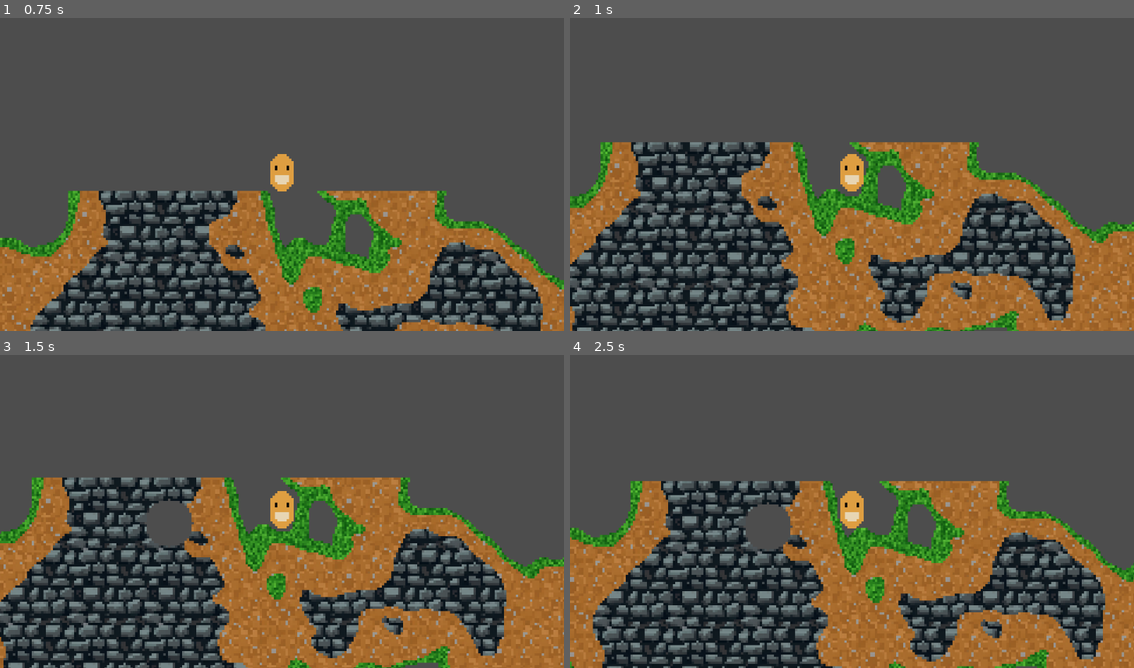
Above: before the commit, frames 1-4 (two rows, left to right).
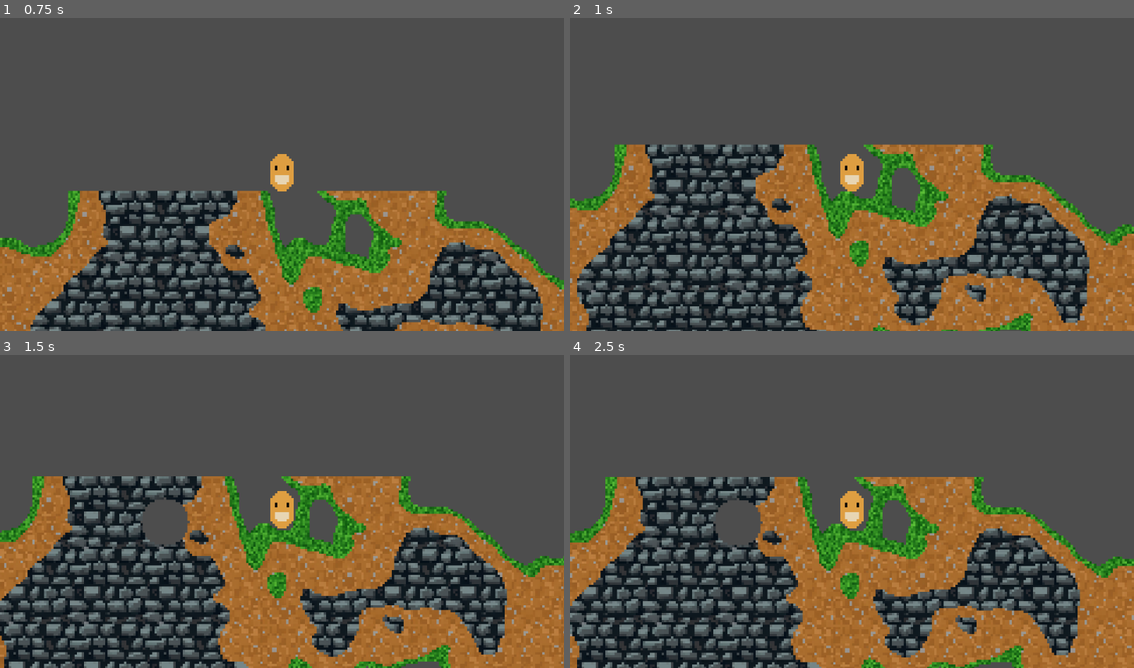
Above: after the commit, the same moments.

Repository: BerkZerker/Strata-Game-Project
Game: Godot game, scene res://src/world/world.tscn
The game is run twice, just before and just after one commit, with the same random seed, the same clock (stepped at 60 frames per second) and the same inputs.
Inputs (mouse positions are in pixels of both pictures, inside the frame that each line leads up to):
- Up to frame 1 (0.75 s): tap Enter at 0.5 s; move the mouse to (406, 155) at 0.52 s; hold D from 0.53 s (still down); click (406, 155) at 0.67 s
- Up to frame 2 (1 s): keep holding D; tap Space at 0.77 s
- Up to frame 3 (1.5 s): keep holding D; tap Space at 1.25 s; move the mouse to (169, 524) at 1.27 s; click (169, 524) at 1.42 s
- Up to frame 4 (2.5 s): tap Space at 1.52 s; move the mouse to (908, 439) at 2.02 s; release D at 2.03 s; hold A from 2.03 s (still down); click (908, 439) at 2.17 s

Frame 1 is identical in both runs. In frame 2, 29% of the frame differs, in the area x 0-100%, y 39-100%; in frame 3, 12%; in frame 4, 38%, in the area x 0-100%, y 38-100%.

Commit message:
part of cleanup

Diff:
--- a/src/entities/player.gd
+++ b/src/entities/player.gd
@@ -4,11 +4,31 @@
 const JUMP_VELOCITY = -250.0
 
 @onready var sprite: Sprite2D = $Sprite2D
+@onready var camera: Camera2D = $Camera2D
 
+
+# I know this code is a mess I just don't care
+# - past me
 func _physics_process(delta: float) -> void:
 	# Add the gravity.
 	if not is_on_floor():
 		velocity += get_gravity() * delta
+
+	# Move the player.
+	move_and_slide()
+
+
+# need to move all the input handling to this func at some point
+func _input(event: InputEvent) -> void:
+	# Handle zoom
+	if event is InputEventMouseButton:
+		if event.button_index == MOUSE_BUTTON_WHEEL_UP:
+			camera.zoom.x += 0.1
+			camera.zoom.y += 0.1
+
+		elif event.button_index == MOUSE_BUTTON_WHEEL_DOWN:
+			camera.zoom.x -= 0.1
+			camera.zoom.y -= 0.1
 
 	# Handle jump.
 	if Input.is_key_pressed(KEY_SPACE) and is_on_floor():
@@ -23,5 +43,3 @@
 
 	else:
 		velocity.x = move_toward(velocity.x, 0, SPEED)
-
-	move_and_slide()
--- a/src/entities/player.tscn
+++ b/src/entities/player.tscn
@@ -3,17 +3,15 @@
 [ext_resource type="Script" uid="uid://ctjvxf3jfo7dq" path="res://src/entities/player.gd" id="1_lowyb"]
 [ext_resource type="Texture2D" uid="uid://bswgdigt85xxn" path="res://assets/player.png" id="2_3glep"]
 
-[sub_resource type="CapsuleShape2D" id="CapsuleShape2D_lowyb"]
+[sub_resource type="CapsuleShape2D" id="CapsuleShape2D_3glep"]
 radius = 5.0
 height = 16.0
 
 [node name="Player" type="CharacterBody2D"]
-floor_stop_on_slope = false
-floor_block_on_wall = false
 script = ExtResource("1_lowyb")
 
 [node name="CollisionShape2D" type="CollisionShape2D" parent="."]
-shape = SubResource("CapsuleShape2D_lowyb")
+shape = SubResource("CapsuleShape2D_3glep")
 
 [node name="Sprite2D" type="Sprite2D" parent="."]
 texture = ExtResource("2_3glep")
--- a/src/world/chunk.tscn
+++ b/src/world/chunk.tscn
@@ -9,7 +9,6 @@
 collision_mask = 0
 
 [node name="Area2D" type="Area2D" parent="."]
-visible = false
 collision_layer = 0
 input_pickable = false
 monitorable = false
Not shown, changed: TODO.md
